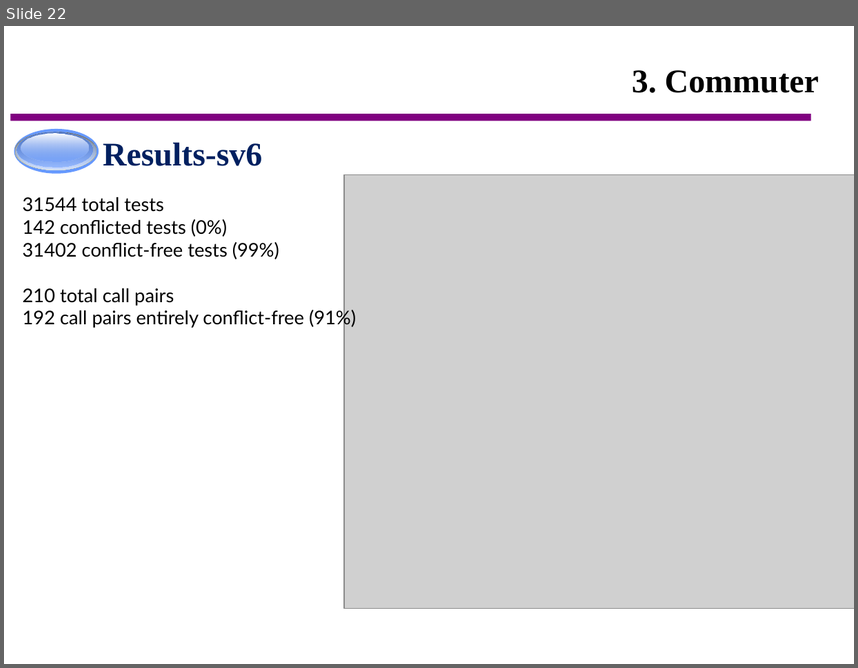
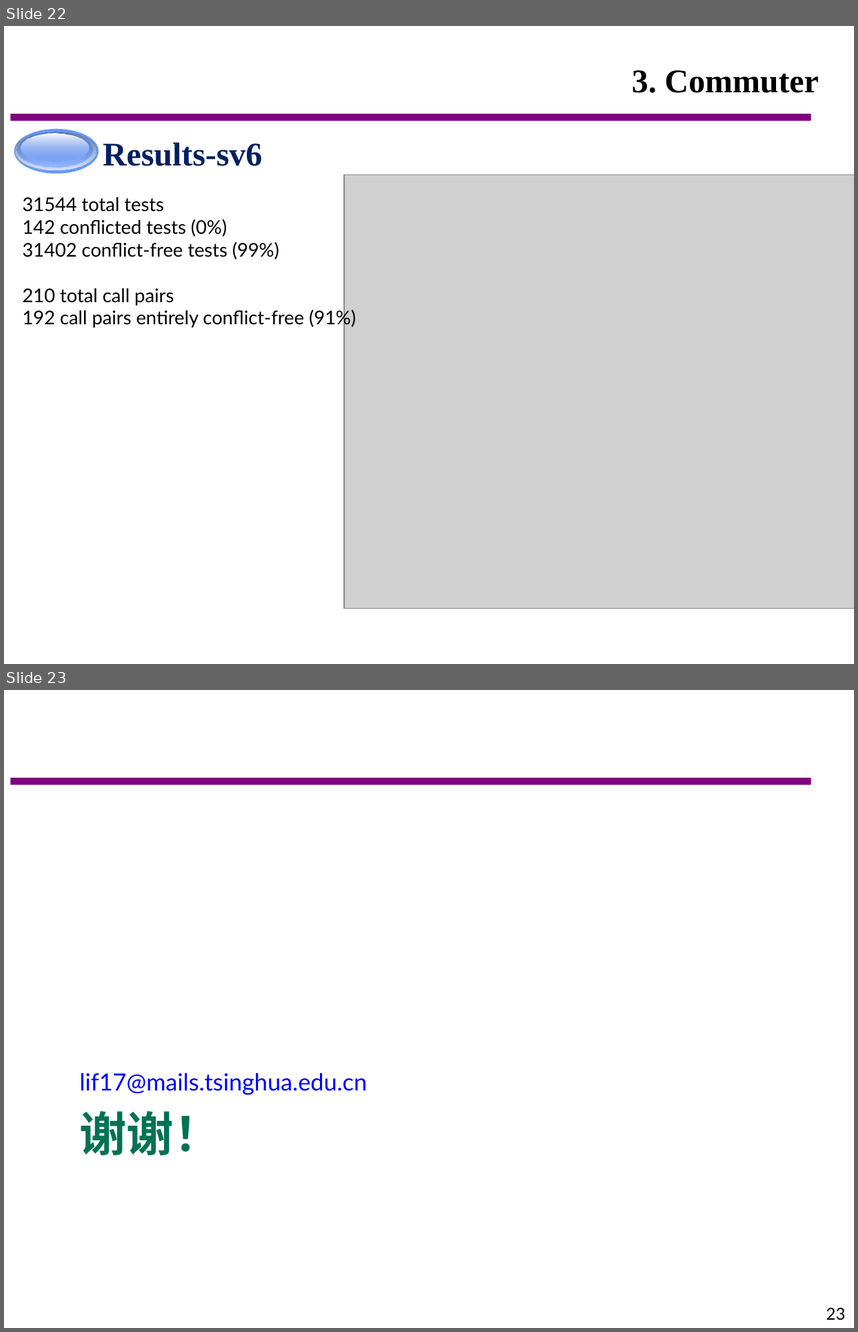
Before and after one commit to uerfan/2018-AOS-Class, a slide deck: 个人展示-李飞-2017210826.pptx. Shown one above the other, each under a label of ours: slide 22 before the commit, slides 22 and 23 after it. The pictures are 858x668 and 858x1332 pixels, drawn with LibreOffice and Linux fonts; fonts in the diff are those of the drawing; grey boxes stand for pictures; background and template pictures are left out. Boxes give left, top, right and bottom in pixels: in the first picture for what was removed or moved away, otherwise in the second. Text is boxed around its words. In the diff, an @@ line names an element or a change of style, - is before the commit and + after.

```diff
--- a/个人展示-李飞-2017210826.pptx
+++ b/个人展示-李飞-2017210826.pptx
@@ slide 23 added at (4,690,854,1328), background #FFFFFF; not listed: 1 template element that a slide beside it also shows @@
@@ text added at (80,1072,368,1095), 20 pt, text #0000FF @@
+lif17@mails.tsinghua.edu.cn
@@ title added at (80,1111,221,1155), 40 pt, text #007254, bold @@
+谢谢！
@@ page number added at (826,1307,846,1320), 14 pt, text #000000 @@
+23
```
Also in this commit, not shown: 2 slides changed, 1 other file.
